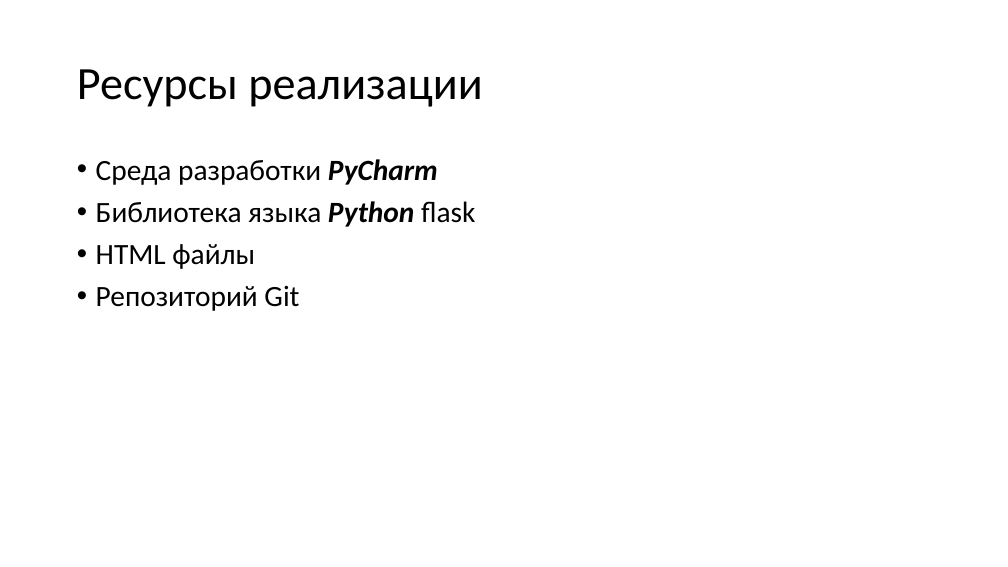
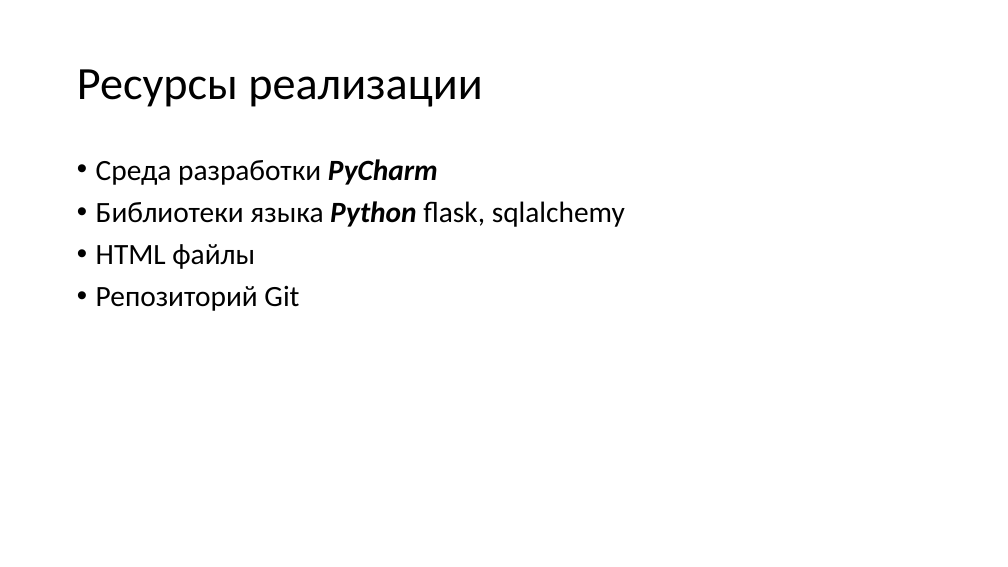
Before and after one commit to SaYxAp/Web, a slide deck: slide 4 of Презентация.pptx. Drawn at 1008x567 pixels with LibreOffice and Linux fonts; fonts in the diff are those of the drawing. Boxes give left, top, right and bottom in pixels: in the first picture for what was removed or moved away, otherwise in the second. Text is boxed around its words. In the diff, an @@ line names an element or a change of style, - is before the commit and + after.

```diff
--- a/Презентация.pptx
+++ b/Презентация.pptx
@@ text at [96, 201, 625, 227]: text changed @@
-• Библиотека языка Python flask
+• Библиотеки языка Python flask, sqlalchemy
```
